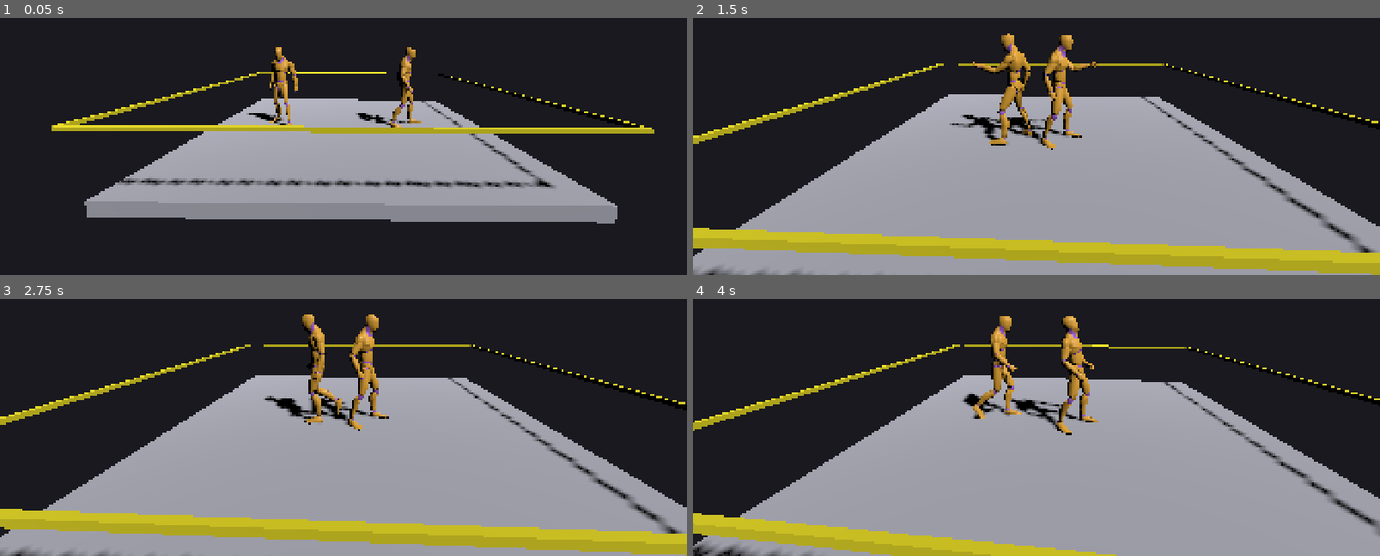
Above: before the commit, frames 1-4 (two rows, left to right).
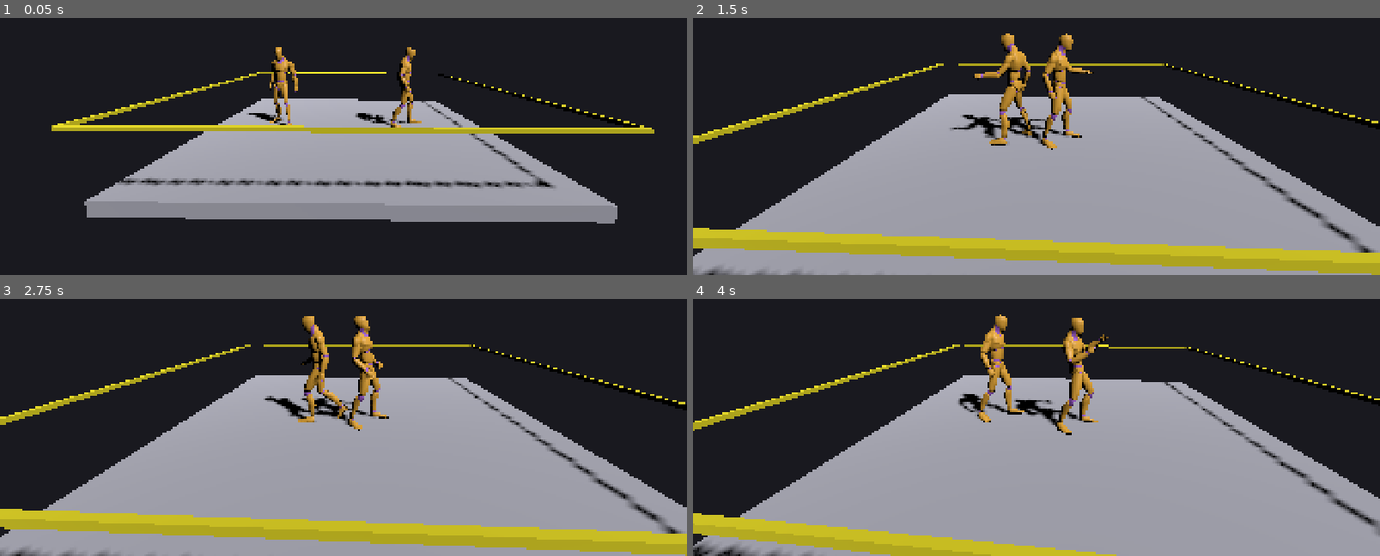
Above: after the commit, the same moments.

Repository: denhamd2/aegis
Game: Godot game, scene res://scenes/match.tscn
The game is run twice, just before and just after one commit, with the same random seed, the same clock (stepped at 60 frames per second) and the same inputs.
Inputs:
- Up to frame 1 (0.05 s): no input
- Up to frame 2 (1.5 s): hold D (move_right) 0.53-1.28 s; tap K (grapple) at 0.6, 1.35 s; hold S (move_down) from 1.28 s (still down)
- Up to frame 3 (2.75 s): release S (move_down) at 2.03 s; hold D (move_right) from 2.03 s (still down); tap L (reversal) at 2.1 s; tap K (grapple) at 2.3 s
- Up to frame 4 (4 s): release D (move_right) at 2.78 s; hold W (move_up) 2.78-3.53 s; tap J (strike) at 2.85 s; tap K (grapple) at 3.05, 3.8 s; hold A (move_left) from 3.53 s (still down); hold Space (submission_hold) from 3.53 s (still down)

The runs differ from the first frame. In frame 1, 0.1% of the frame differs, in the area x 51-61%, y 14-42%; in frame 2, 0.7%; in frame 3, 1.6%; in frame 4, 2.4%, in the area x 38-61%, y 6-51%.

Commit message:
Phase 3: replace direct play() switch with a real AnimationTree blend graph
WrestlerController now builds an AnimationNodeStateMachine at runtime in
_build_animation_tree(): one AnimationNodeAnimation per WrestlerFSM.State
with a usable clip, and one AnimationNodeStateMachineTransition per
WrestlerFSM.LEGAL_TRANSITIONS edge, cross-fading over 6 ticks. Built from
those two tables so the graph can't drift from the FSM's actual state set.
_on_fsm_state_changed now calls AnimationNodeStateMachinePlayback.travel()
instead of AnimationPlayer.play() directly.

This is the ARCHITECTURE.md long-term design the prior direct-play()
switch was standing in for. Verified against the real Godot 4.6.3 binary:
7/7 unit tests and full-match pinfall completion still hold, and a real
OpenGL render captured 12 ticks into STRIKE shows the wrestler genuinely
mid-Punch_Jab (fists up, weight forward, arm extended).

Co-Authored-By: Claude Sonnet 5 <noreply@anthropic.com>
Claude-Session: https://claude.ai/code/session_014FrePquMKRRVTcBmQuSTE6

Diff:
--- a/game/core/match/wrestler_controller.gd
+++ b/game/core/match/wrestler_controller.gd
@@ -44,15 +44,19 @@
 ## Retargeted CC0 base mesh's own AnimationPlayer (see
 ## assets/characters/CREDITS.md).
 var anim_player: AnimationPlayer
-
-## FSM state -> clip from the base mesh's library. This is a direct
-## AnimationPlayer.play() switch keyed off WrestlerFSM.state_changed, not
-## the AnimationTree + AnimationNodeStateMachine ARCHITECTURE.md describes
-## as the long-term design — that's real remaining work (blend graph,
-## transition curves). This gets every state showing *something* plausible
-## with the single-character clips on hand.
-##
-## No paired grapple animation exists yet (see README's Phase 3 notes), so
+## Drives anim_player through an AnimationNodeStateMachine built in
+## _build_animation_tree() — one state-machine node per WrestlerFSM state,
+## wired with a transition for every LEGAL_TRANSITIONS edge, cross-fading
+## over ANIMATION_BLEND_TICKS. This is the real ARCHITECTURE.md blend graph
+## (not a direct AnimationPlayer.play() switch): _on_fsm_state_changed()
+## calls playback.travel() so xfades and state ordering are the engine's
+## job, not hand-rolled here.
+var anim_tree: AnimationTree
+var _anim_playback: AnimationNodeStateMachinePlayback
+
+## FSM state -> clip from the base mesh's library. Every state gets *some*
+## plausible clip from the single-character library on hand — no paired
+## grapple animation exists yet (see README's Phase 3 notes), so
 ## grapple-adjacent states borrow the closest single-character clip as a
 ## placeholder rather than left in bind pose:
 ## TIE_UP/GRAPPLE_HOLD -> Interact, MOVE_EXEC -> Punch_Cross,
@@ -121,17 +125,57 @@
 
 	anim_player = find_child("AnimationPlayer", true, false) as AnimationPlayer
 	fsm.state_changed.connect(_on_fsm_state_changed)
-	if anim_player and anim_player.has_animation("Idle"):
-		anim_player.play("Idle")
+	if anim_player:
+		_build_animation_tree()
+
+## Builds the AnimationNodeStateMachine blend graph: one AnimationNodeAnimation
+## per WrestlerFSM state that has a usable clip (STATE_ANIMATIONS), and one
+## AnimationNodeStateMachineTransition per WrestlerFSM.LEGAL_TRANSITIONS edge
+## between two such states, cross-fading over ANIMATION_BLEND_TICKS. Runtime-
+## built rather than authored as a .tscn sub-resource graph so it always
+## matches WrestlerFSM's state/transition tables instead of drifting from
+## them by hand.
+func _build_animation_tree() -> void:
+	var state_machine := AnimationNodeStateMachine.new()
+	for state_id in STATE_ANIMATIONS:
+		var clip_name: String = STATE_ANIMATIONS[state_id]
+		if not anim_player.has_animation(clip_name):
+			continue
+		var anim_node := AnimationNodeAnimation.new()
+		anim_node.animation = clip_name
+		state_machine.add_node(WrestlerFSM.State.keys()[state_id], anim_node)
+
+	var blend_seconds := ANIMATION_BLEND_TICKS / float(Engine.physics_ticks_per_second)
+	for from_id in WrestlerFSM.LEGAL_TRANSITIONS:
+		var from_name: String = WrestlerFSM.State.keys()[from_id]
+		if not state_machine.has_node(from_name):
+			continue
+		for to_id in WrestlerFSM.LEGAL_TRANSITIONS[from_id]:
+			var to_name: String = WrestlerFSM.State.keys()[to_id]
+			if to_name == from_name or not state_machine.has_node(to_name):
+				continue
+			var transition := AnimationNodeStateMachineTransition.new()
+			transition.xfade_time = blend_seconds
+			transition.switch_mode = AnimationNodeStateMachineTransition.SWITCH_MODE_IMMEDIATE
+			state_machine.add_transition(from_name, to_name, transition)
+
+	anim_tree = AnimationTree.new()
+	add_child(anim_tree)
+	anim_tree.tree_root = state_machine
+	anim_tree.anim_player = anim_tree.get_path_to(anim_player)
+	anim_tree.active = true
+	_anim_playback = anim_tree["parameters/playback"]
+	var idle_name: String = WrestlerFSM.State.keys()[WrestlerFSM.State.IDLE]
+	if state_machine.has_node(idle_name):
+		_anim_playback.start(idle_name)
 
 func _on_fsm_state_changed(_previous: WrestlerFSM.State, current: WrestlerFSM.State) -> void:
-	if not anim_player:
-		return
-	var clip_name: String = STATE_ANIMATIONS.get(current, "")
-	if clip_name == "" or not anim_player.has_animation(clip_name):
-		return
-	var blend_seconds := ANIMATION_BLEND_TICKS / float(Engine.physics_ticks_per_second)
-	anim_player.play(clip_name, blend_seconds)
+	if not _anim_playback:
+		return
+	var state_name: String = WrestlerFSM.State.keys()[current]
+	if not (anim_tree.tree_root as AnimationNodeStateMachine).has_node(state_name):
+		return
+	_anim_playback.travel(state_name)
 
 func _resolve_paths() -> void:
 	if opponent_path != NodePath():
Not shown, changed: README.md
